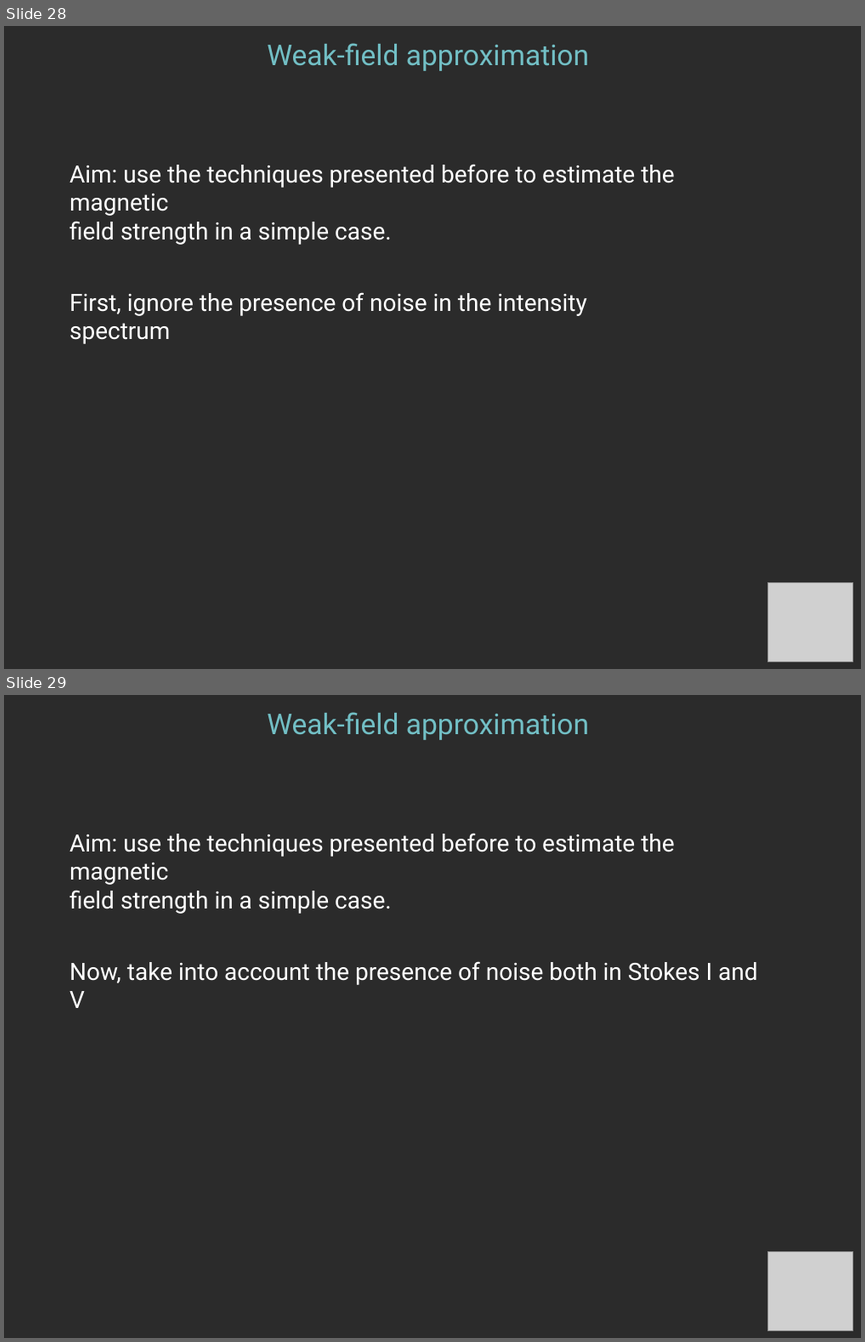
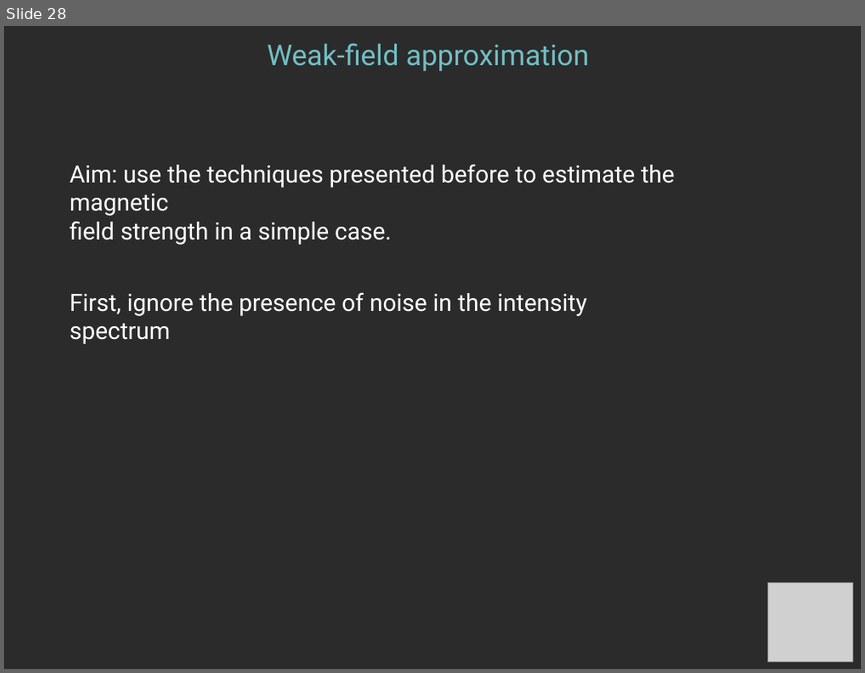
Before and after one commit to aasensio/SolarnetGranada, a slide deck: lecture5_ModelFitting.pptx. Shown one above the other, each under a label of ours: slides 28 and 29 before the commit, slide 28 after it. The pictures are 865x1342 and 865x673 pixels, drawn with LibreOffice and Linux fonts; fonts in the diff are those of the drawing; grey boxes stand for pictures; background and template pictures are left out; a plain dark background stands for a picture behind light text. Boxes give left, top, right and bottom in pixels: in the first picture for what was removed or moved away, otherwise in the second. Text is boxed around its words. In the diff, an @@ line names an element or a change of style, - is before the commit and + after.

```diff
--- a/lecture5_ModelFitting.pptx
+++ b/lecture5_ModelFitting.pptx
@@ slide 29 removed at box(4, 695, 861, 1338), background picture (left out) @@
@@ text removed at box(267, 712, 589, 740) @@
-Weak-field approximation
@@ text removed at box(69, 833, 674, 913) @@
-Aim: use the techniques presented before to estimate the magnetic
-field strength in a simple case.
@@ text removed at box(69, 961, 758, 985) @@
-Now, take into account the presence of noise both in Stokes I and V
@@ picture removed at box(768, 1251, 853, 1331) @@
```
Also in this commit, not shown: 9 other files.
